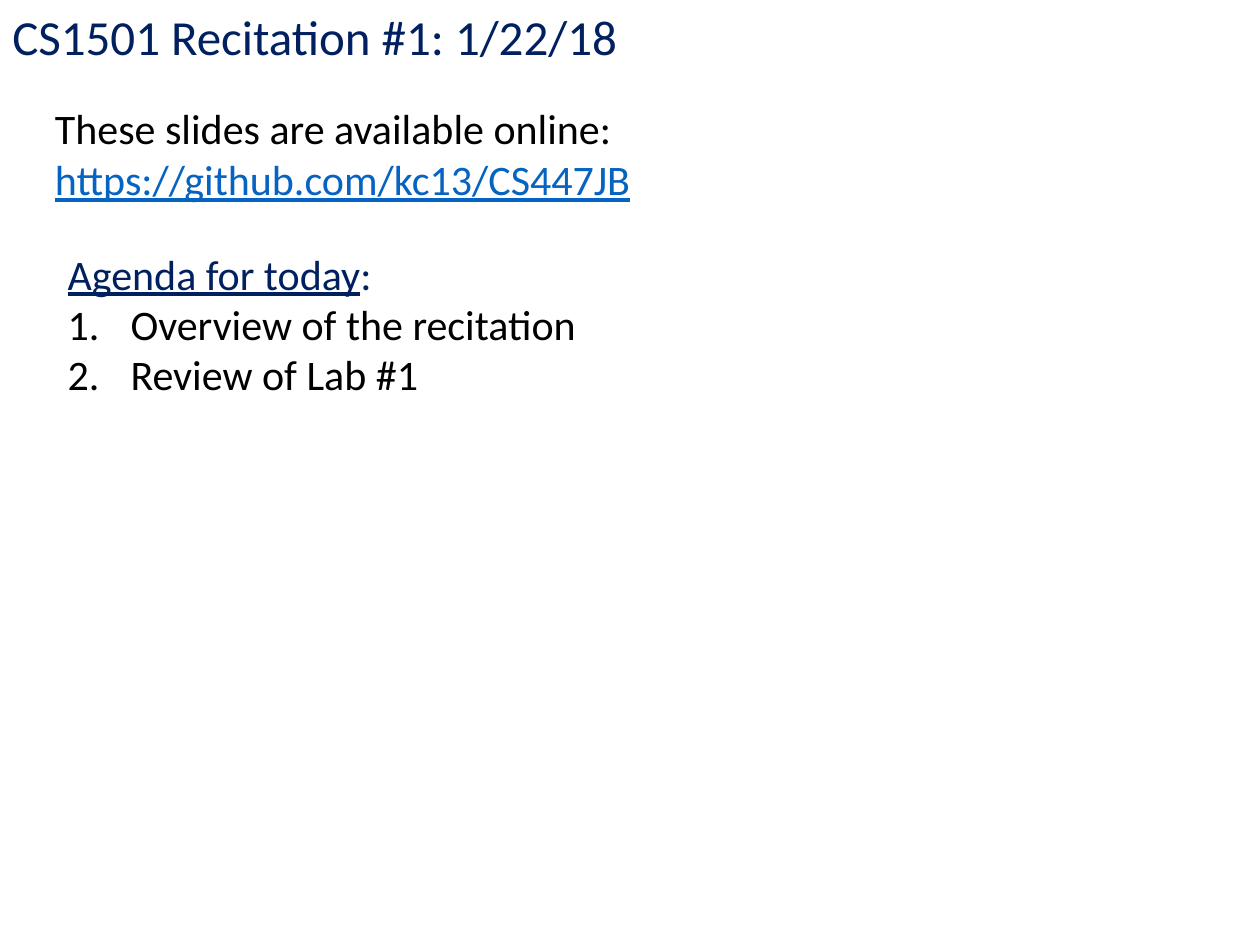
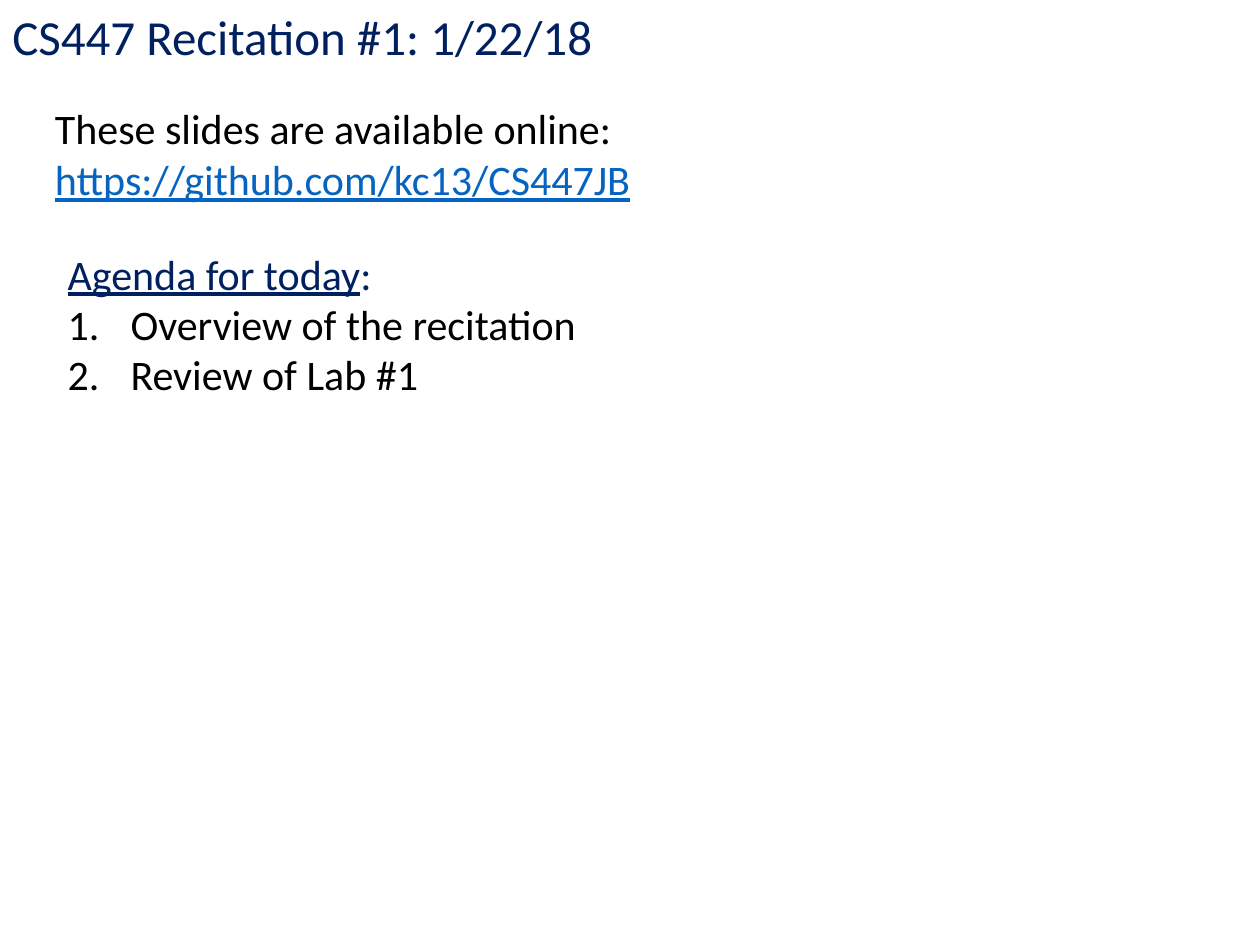
Before and after one commit to kc13/CS447JB, a slide deck: slide 1 of cs447jb_rec1_jan19_and_22.pptx. Drawn at 1260x945 pixels with LibreOffice and Linux fonts; fonts in the diff are those of the drawing. Boxes give left, top, right and bottom in pixels: in the first picture for what was removed or moved away, otherwise in the second. Text is boxed around its words. In the diff, an @@ line names an element or a change of style, - is before the commit and + after.

Commit message:
Lab #1 slides
corrected title slide

```diff
--- a/cs447jb_rec1_jan19_and_22.pptx
+++ b/cs447jb_rec1_jan19_and_22.pptx
@@ text at [12,21,592,57]: text changed @@
-CS1501 Recitation #1: 1/22/18
+CS447 Recitation #1: 1/22/18
```
